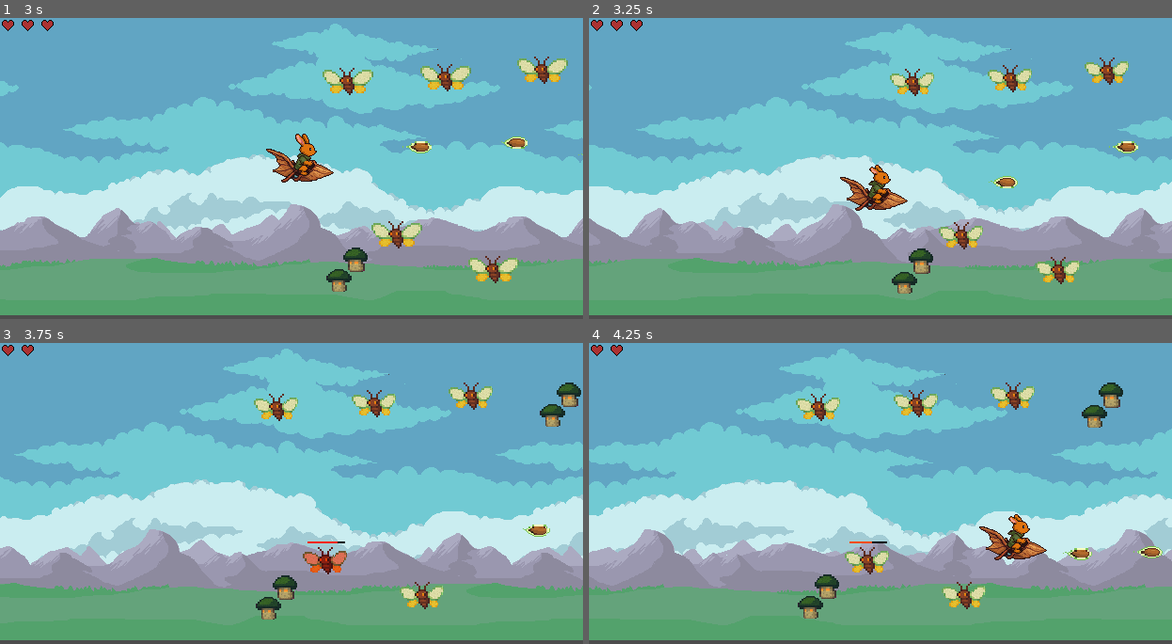
Above: before the commit, frames 1-4 (two rows, left to right).
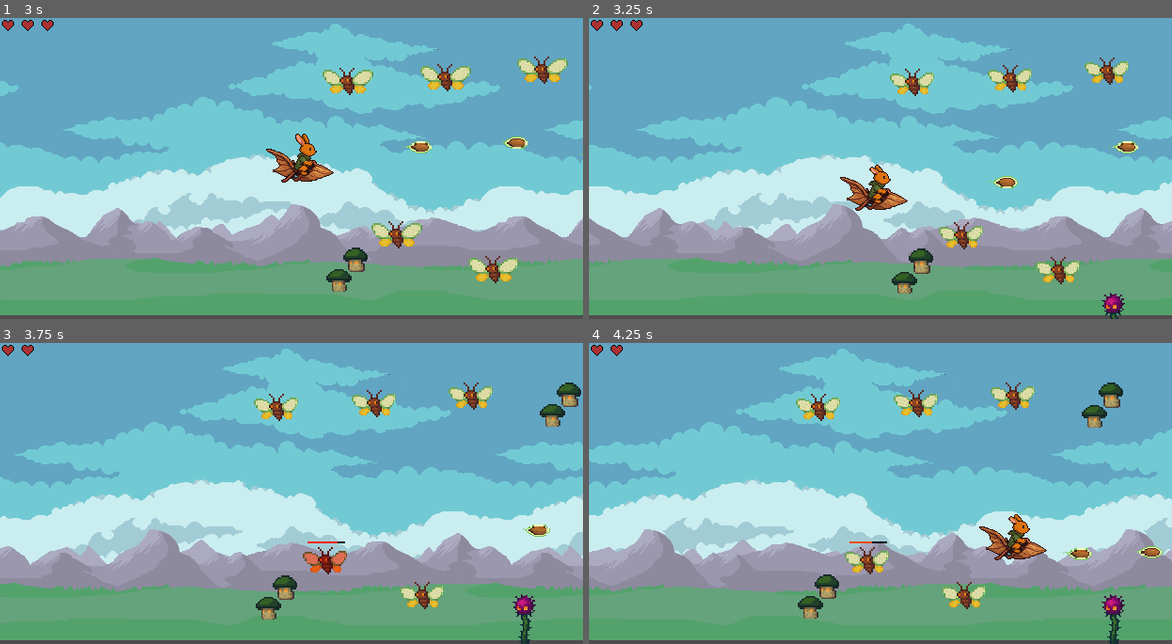
Above: after the commit, the same moments.

Repository: xrysen/skyburrower
Game: Godot game, scene res://test.tscn
Two runs of this game, one before a commit and one after it. Both use one fixed random seed, a clock stepped at 60 frames per second and the inputs below.
Inputs (mouse positions are in pixels of both pictures, inside the frame that each line leads up to):
- Up to frame 1 (3 s): move the mouse to (419, 153) at 0.52 s; move the mouse to (174, 183) at 1.27 s; move the mouse to (349, 102) at 2.02 s; move the mouse to (262, 228) at 2.77 s
- Up to frame 2 (3.25 s): no input
- Up to frame 3 (3.75 s): move the mouse to (466, 538) at 3.52 s
- Up to frame 4 (4.25 s): no input

Frame 1 is identical in both runs. In frame 2, 0.2% of the frame differs, in the area x 87-92%, y 91-100%; in frame 3, 0.3%, in the area x 87-92%, y 83-100%; in frame 4, 0.3%.

Commit message:
Starts thistle turrets

Diff:
--- a/Enemies/Sporespinner/sporespinner.tscn
+++ b/Enemies/Sporespinner/sporespinner.tscn
@@ -56,7 +56,7 @@
 
 [node name="AnimatedSprite2D" type="AnimatedSprite2D" parent="."]
 sprite_frames = SubResource("SpriteFrames_5cskm")
-frame_progress = 0.566607
+frame_progress = 0.645098
 
 [node name="CollisionShape2D" type="CollisionShape2D" parent="."]
 position = Vector2(-0.500002, -1)
--- /dev/null
+++ b/Enemies/Thistle Turret/ThistleTurret.tscn
@@ -0,0 +1,14 @@
+[gd_scene load_steps=3 format=3 uid="uid://bn1cm1mf8h5jf"]
+
+[ext_resource type="Script" uid="uid://bagxstgbr3w11" path="res://Enemies/Thistle Turret/thistle_turret.gd" id="1_kh00n"]
+[ext_resource type="Texture2D" uid="uid://b5to0lwjgmsj6" path="res://Enemies/Thistle Turret/thistle.png" id="1_rhbnb"]
+
+[node name="ThistleTurret" type="Node2D"]
+script = ExtResource("1_kh00n")
+
+[node name="VisualRoot" type="Node2D" parent="."]
+
+[node name="Sprite2D" type="Sprite2D" parent="VisualRoot"]
+texture = ExtResource("1_rhbnb")
+centered = false
+offset = Vector2(0, -32)
--- /dev/null
+++ b/Enemies/Thistle Turret/thistle_turret.gd
@@ -0,0 +1,18 @@
+extends Node2D
+
+@onready var visual_root = $VisualRoot
+@export var spawn_delay: float = 3.0
+
+func _ready():
+	visual_root.position.y = 64  # Start underground
+	spawn_after_delay()
+
+func spawn_after_delay():
+	await get_tree().create_timer(spawn_delay).timeout
+	grow_in()
+
+func grow_in():
+	var tween = create_tween()
+	tween.tween_property(visual_root, "position:y", 0.0, 0.6) \
+		.set_trans(Tween.TRANS_SINE) \
+		.set_ease(Tween.EASE_OUT)
--- a/test.tscn
+++ b/test.tscn
@@ -13,6 +13,7 @@
 [ext_resource type="PackedScene" uid="uid://tueqctsn3mb" path="res://UI/Heart.tscn" id="11_5tkv4"]
 [ext_resource type="PackedScene" uid="uid://co52o3cd3up70" path="res://Enemies/Sporespinner/sporespinner.tscn" id="12_5tkv4"]
 [ext_resource type="PackedScene" uid="uid://cp7wuimtjxgmb" path="res://Enemies/Sporespinner/spore.tscn" id="13_0m0f1"]
+[ext_resource type="PackedScene" uid="uid://bn1cm1mf8h5jf" path="res://Enemies/Thistle Turret/ThistleTurret.tscn" id="14_b0q6j"]
 
 [node name="Node2D" type="Node2D"]
 
@@ -75,3 +76,10 @@
 enemies_per_wave = 3
 time_between_spawns = 3.0
 max_waves = 6
+
+[node name="ThistleTurret" parent="." instance=ExtResource("14_b0q6j")]
+position = Vector2(362, 295)
+spawn_delay = 10.0
+
+[node name="ThistleTurret2" parent="." instance=ExtResource("14_b0q6j")]
+position = Vector2(526, 295)
Binary file added: Enemies/Thistle Turret/thistle.png
Not shown, added: Enemies/Thistle Turret/thistle.png.import
Not shown, added: Enemies/Thistle Turret/thistle_turret.gd.uid
Not shown: 1 places in test.tscn that only renumber resources
